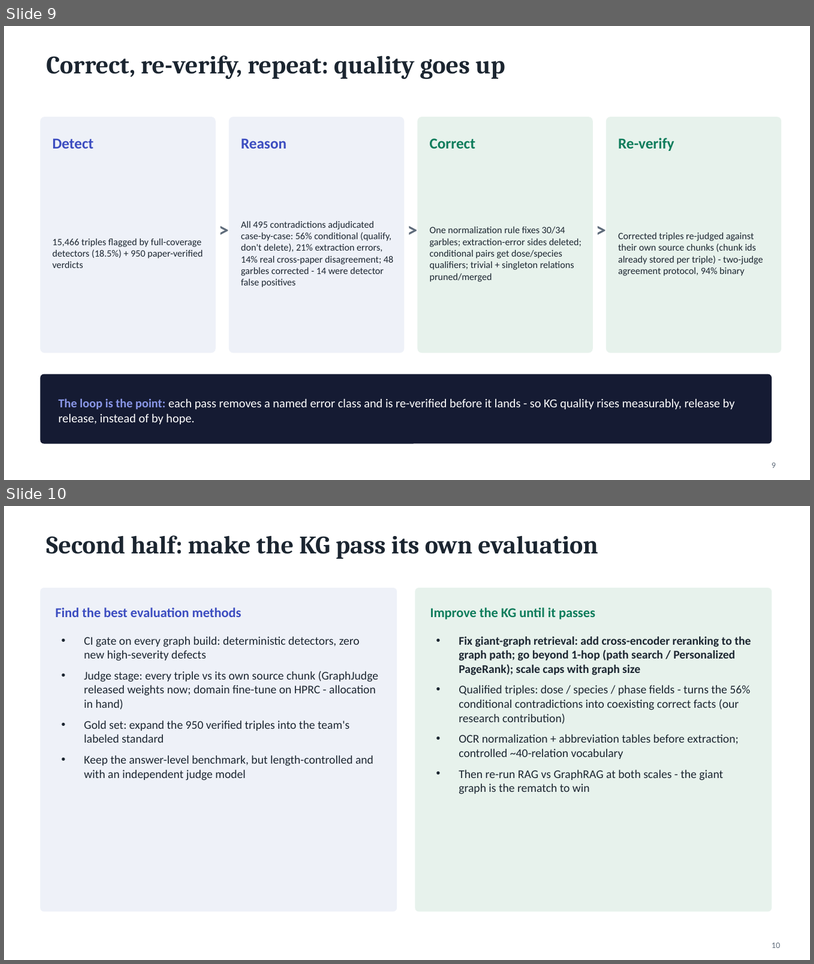
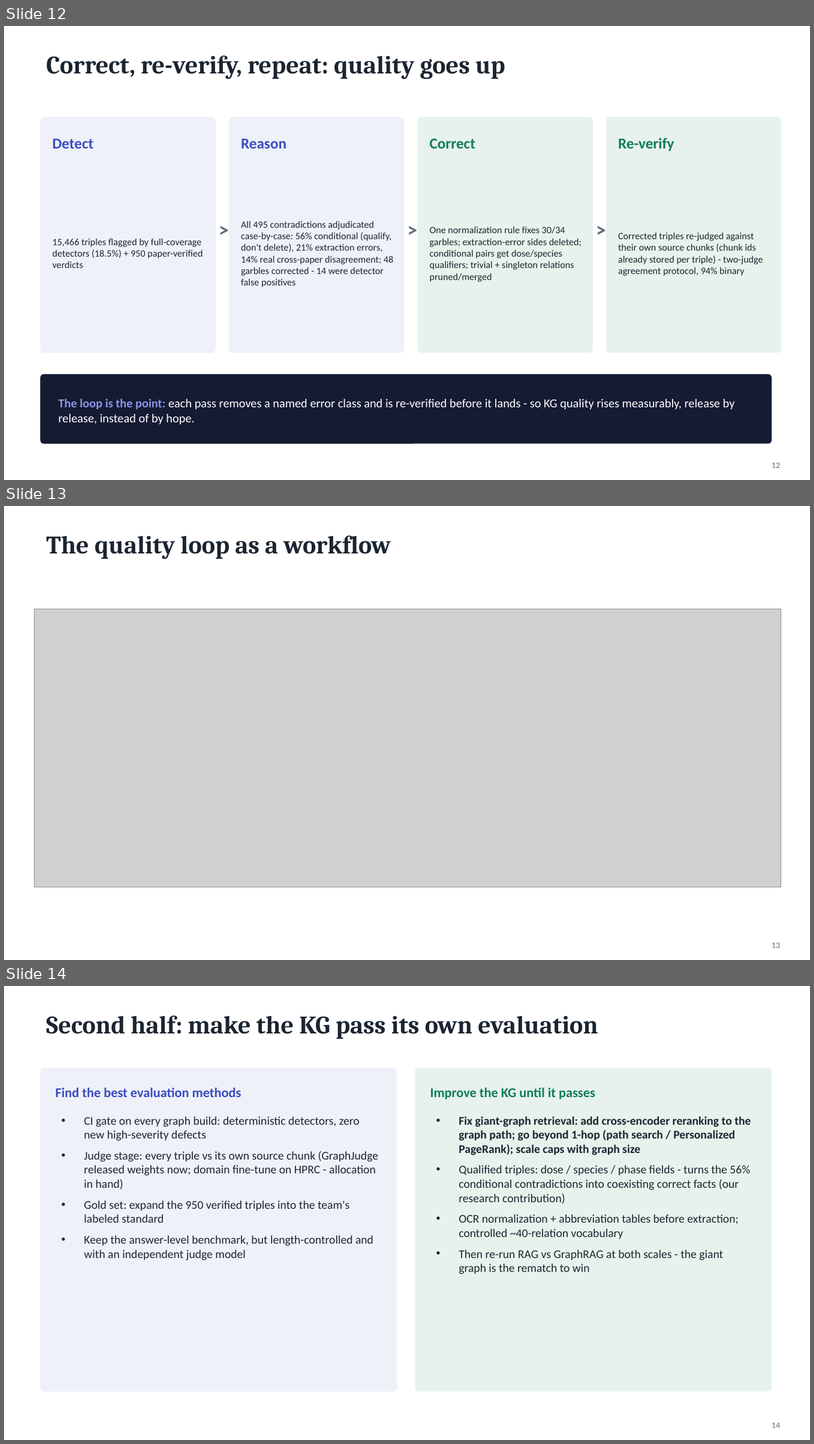
Before and after one commit to ssrikar1503/directed-studies-kgcompass, a slide deck: KGCompass_Midpoint_Presentation.pptx. Shown one above the other, each under a label of ours: slides 9 and 10 before the commit, slides 12, 13 and 14 after it. The pictures are 814x964 and 814x1444 pixels, drawn with LibreOffice and Linux fonts; fonts in the diff are those of the drawing; grey boxes stand for pictures. Boxes give left, top, right and bottom in pixels: in the first picture for what was removed or moved away, otherwise in the second. Text is boxed around its words. In the diff, an @@ line names an element or a change of style, - is before the commit and + after.

Commit message:
Add KG/RAG sample visuals and workflow diagram slides to midpoint deck

```diff
--- a/KGCompass_Midpoint_Presentation.pptx
+++ b/KGCompass_Midpoint_Presentation.pptx
@@ slide 13 added at (4,506,810,960), background #FFFFFF @@
@@ title added at (46,535,391,559), 30 pt, text #1B2530, bold @@
+The quality loop as a workflow
@@ picture added at (34,609,782,887) @@
@@ page number added at (772,942,780,948), 10 pt, text #5E6B7A @@
+13
@@ what was slide 9 is now slide 12 @@
@@ page number at (772,462,780,468): text changed @@
-9
+12
@@ what was slide 10 is now slide 14 @@
@@ page number at (772,1422,780,1428): text changed @@
-10
+14
```
Also in this commit, not shown: 2 slides changed, 3 other slides added, 4 other files.
